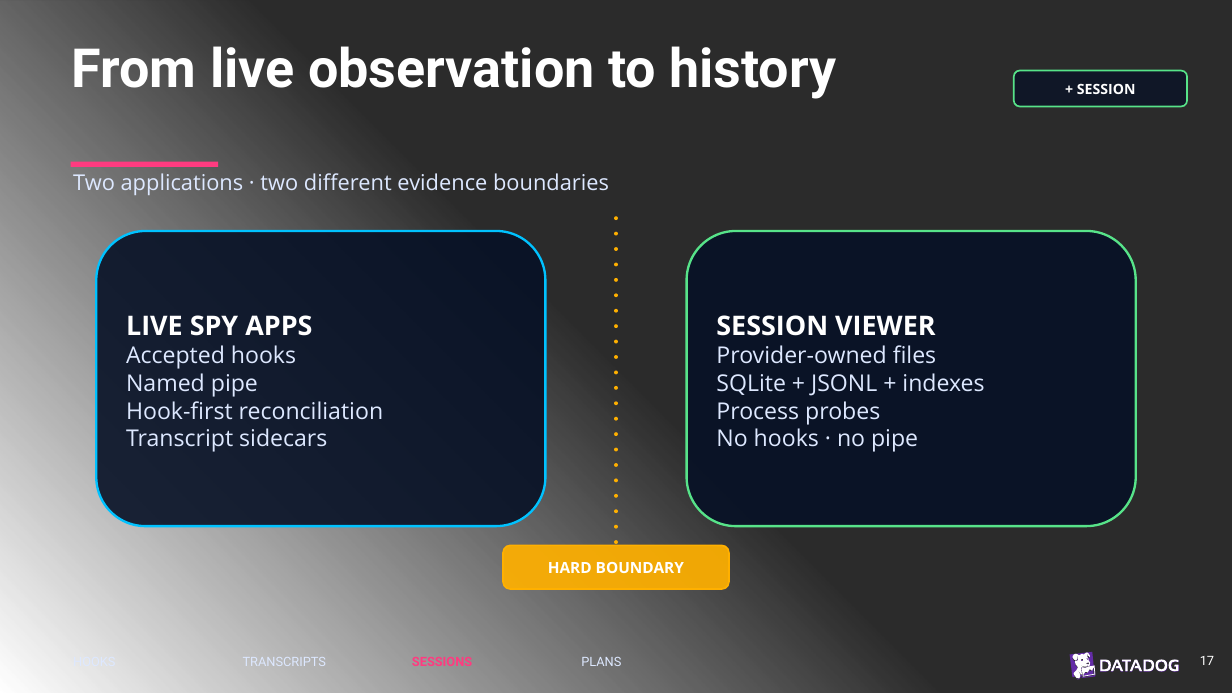
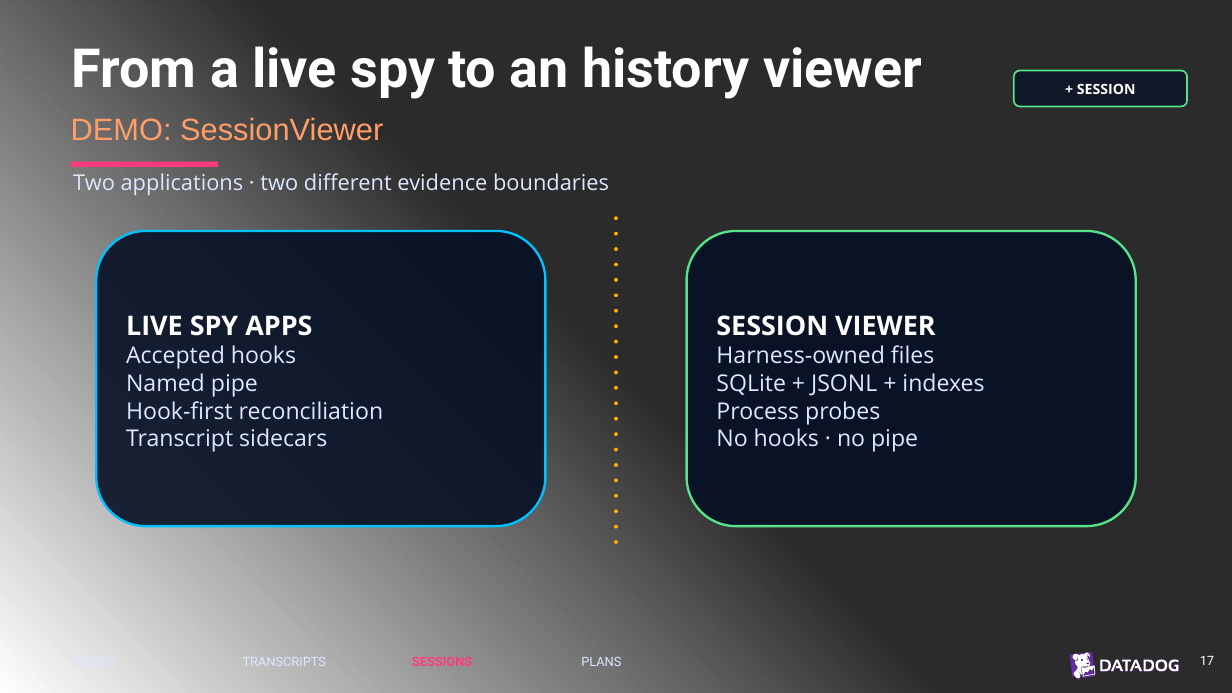
Before and after one commit to chrisnas/TechoramaNetherland2026, a slide deck: slide 23 of Harness Spy/Slides/HarnessSpy.pptx (slide 20 before the commit). Drawn at 1232x693 pixels with LibreOffice and Linux fonts; fonts in the diff are those of the drawing; background and template pictures are left out; a plain dark background stands for a picture behind light text. Boxes give left, top, right and bottom in pixels: in the first picture for what was removed or moved away, otherwise in the second. Text is boxed around its words. In the diff, an @@ line names an element or a change of style, - is before the commit and + after.

Commit message:
Improve AI session

```diff
--- a/Harness Spy/Slides/HarnessSpy.pptx
+++ b/Harness Spy/Slides/HarnessSpy.pptx
@@ text at [72,46,922,99]: text changed @@
-From live observation to history
+From a live spy to an history viewer
@@ text added at [71,117,383,141], 24 pt, text #FF9E66 @@
+DEMO: SessionViewer
@@ text in rounded rectangle at [716,345,934,364]: text changed @@
-Provider-owned files
+Harness-owned files
@@ rounded rectangle removed at [503,545,728,589] @@
-HARD BOUNDARY
```
Also in this commit, not shown: 5 other slides changed, 5 slides added, 2 slides removed, 32 other files.
